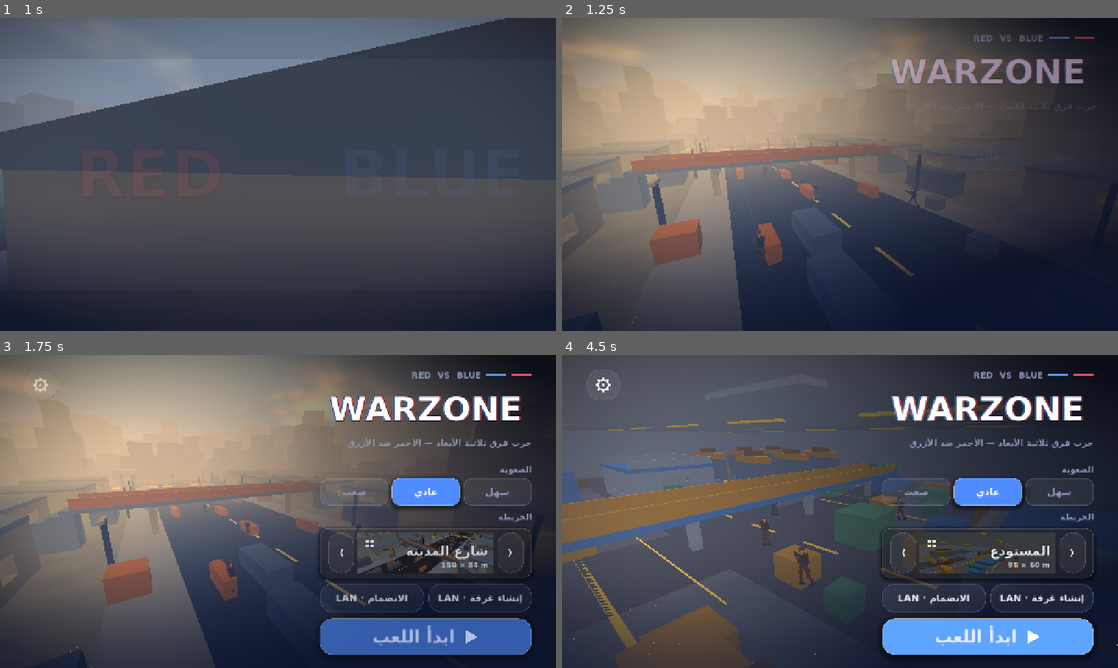
Above: before the commit, frames 1-4 (two rows, left to right).
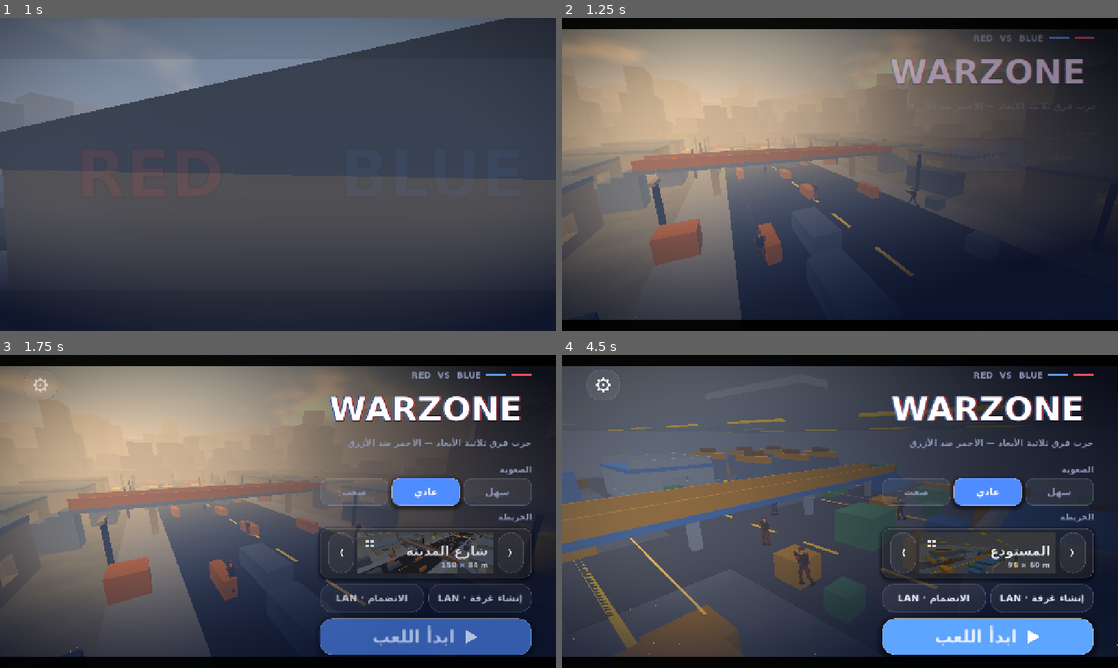
Above: after the commit, the same moments.

Repository: 20091211mn/war
Game: Godot game, scene res://scenes/Main.tscn
Two runs of this game, one before a commit and one after it. Both use one fixed random seed, a clock stepped at 60 frames per second and the inputs below.
Inputs (mouse positions are in pixels of both pictures, inside the frame that each line leads up to):
- Up to frame 1 (1 s): tap Enter at 0.5 s; move the mouse to (400, 158) at 0.52 s; hold D from 0.53 s (still down); tap R at 0.6 s; click (400, 158) at 0.67 s; tap Space at 0.77 s
- Up to frame 2 (1.25 s): keep holding D
- Up to frame 3 (1.75 s): release D at 1.25 s; drag from (166, 527) to (250, 574) at 1.27 s
- Up to frame 4 (4.5 s): move the mouse to (895, 442) at 2.02 s; hold D 2.03-2.75 s; tap E at 2.1 s; click (895, 442) at 2.17 s; drag from (812, 574) to (673, 464) at 2.77 s; move the mouse to (1006, 558) at 3.52 s; hold A 3.53-4.25 s; tap Tab at 3.6 s; click (1006, 558) at 3.67 s; tap Space at 3.77 s; click "سهل" at 4.25 s

Frame 1 is identical in both runs. In frame 2, 6.8% of the frame differs, in the area x 0-100%, y 0-100%; in frame 3, 6.8%; in frame 4, 7.0%.

Commit message:
القائمة: شريطا سينما وأصوات إطلاق نار بعيدة خلف القائمة
Co-Authored-By: Claude Sonnet 5.5 <noreply@anthropic.com>
Claude-Session: https://claude.ai/code/session_01NZidn757sG3Ws4ow1mscpJ

Diff:
--- a/godot/scripts/Main.gd
+++ b/godot/scripts/Main.gd
@@ -273,7 +273,7 @@
 
 func _build_menu() -> void:
 	menu_root = Control.new(); menu_root.name = "Menu"; menu_root.set_anchors_preset(Control.PRESET_FULL_RECT); menu_root.mouse_filter = Control.MOUSE_FILTER_IGNORE; ui_root.add_child(menu_root)
-	MenuFx.grade(menu_root); _vig = MenuFx.vignette(menu_root); MenuFx.embers(menu_root)
+	MenuFx.grade(menu_root); _vig = MenuFx.vignette(menu_root); MenuFx.embers(menu_root); MenuFx.letterbox(menu_root)
 	var mg := MarginContainer.new(); mg.set_anchors_preset(Control.PRESET_FULL_RECT)
 	for k in ["left", "right"]: mg.add_theme_constant_override("margin_" + k, 56)
 	for k in ["top", "bottom"]: mg.add_theme_constant_override("margin_" + k, 34)
@@ -471,6 +471,7 @@
 		var cyc := fmod(tt * 1.3 + ph, 3.0)
 		if cyc < 1.0 and fmod(tt * 9.0 + ph * 3.0, 1.0) < 0.12 and b.kick < 0.2:
 			b.kick = 1.0
+			if randf() < 0.5 and menu_shot == "": sfx_play("shot", b.muzzle_pos())
 			var mp := b.muzzle_pos(); var dir := Vector3(sx, 0, 0).rotated(Vector3.UP, randf_range(-0.05, 0.05))
 			var tr := MeshInstance3D.new(); var bm := BoxMesh.new(); bm.size = Vector3(0.05, 0.05, 14.0); tr.mesh = bm
 			var tm := StandardMaterial3D.new(); tm.albedo_color = Color(1.0, 0.8, 0.35, 0.9); tm.shading_mode = BaseMaterial3D.SHADING_MODE_UNSHADED; tm.transparency = BaseMaterial3D.TRANSPARENCY_ALPHA; tr.material_override = tm
--- a/godot/scripts/MenuFx.gd
+++ b/godot/scripts/MenuFx.gd
@@ -14,6 +14,15 @@
 static func grade(parent: Control) -> ColorRect:
 	var r := ColorRect.new(); r.set_anchors_preset(Control.PRESET_FULL_RECT); r.mouse_filter = Control.MOUSE_FILTER_IGNORE; r.material = _shader_mat(GRADE); r.color = Color.WHITE
 	parent.add_child(r); return r
+
+# شريطا السينما (علوي/سفلي) داخل هوامش القائمة فلا يغطيان أي عنصر
+static func letterbox(parent: Control) -> void:
+	for top in [true, false]:
+		var r := ColorRect.new(); r.color = Color(0, 0, 0, 0.92); r.mouse_filter = Control.MOUSE_FILTER_IGNORE
+		r.anchor_left = 0.0; r.anchor_right = 1.0
+		if top: r.anchor_top = 0.0; r.anchor_bottom = 0.036
+		else: r.anchor_top = 0.964; r.anchor_bottom = 1.0
+		parent.add_child(r)
 
 static func shine_material() -> ShaderMaterial: return _shader_mat(SHINE)
 
